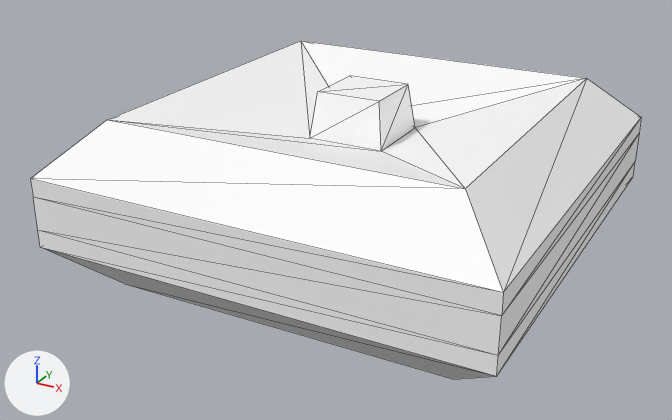
One commit to the glTF model assets/synty/simple_fantasy_interiors/models/SM_Prop_Pillow_01.glb: the scene before it, then after it.
One viewpoint serves both versions: a 50 mm lens placed at (0.01062, -0.02078, 0.01151), pointed at (-0.00044, -0.00069, 0.00146). The axes (+X, +Y, +Z) are drawn at lower left. The lights are the same throughout. Mesh edges are drawn as thin lines.

In view in the first picture: 'SM_Prop_Pillow_01'.
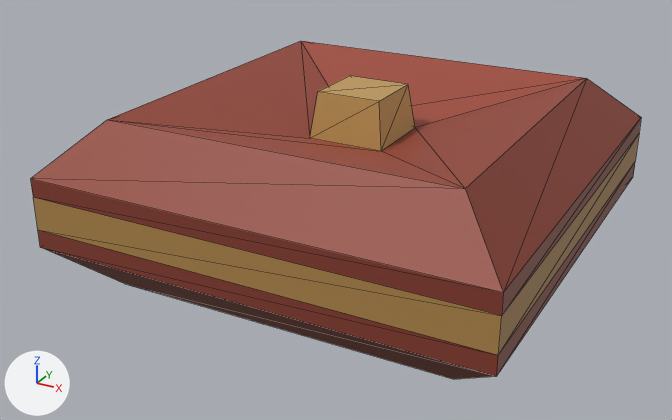
Pixel boxes (x1, y1, x2, y2) of what changed, in the pictures (672 x 420 px):
'SM_Prop_Pillow_01', surface changed (white to brown)
    both: (31, 41, 641, 379)

The change, as a list of edits to the scene's bpy script:
```text
Add img_simplefantasyinteriorstexture:
    img_simplefantasyinteriorstexture = load_image('SimpleFantasyInteriorsTexture', '_unpacked/SimpleFantasyInteriorsTexture', 1024, 1024, 'sRGB')
Change mat_lambert1:
    remove mat_lambert1.base_color = (1.0, 1.0, 1.0)  # white #ffffff
    add mat_lambert1.texture = img_simplefantasyinteriorstexture
```
